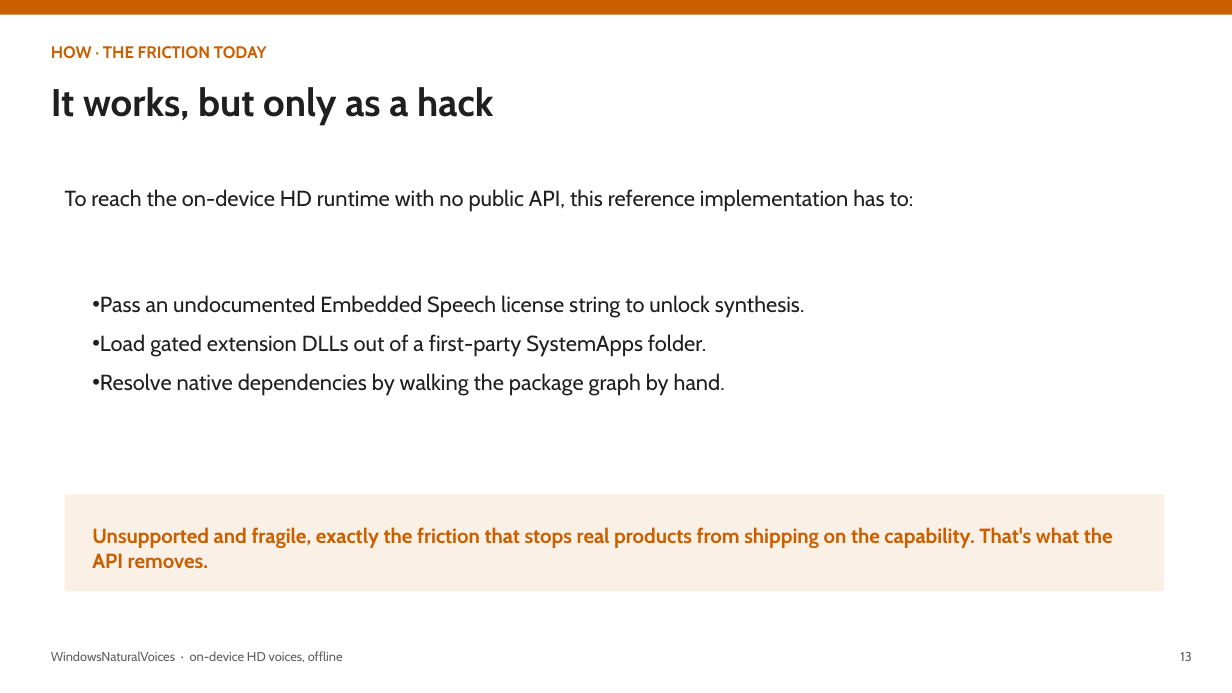
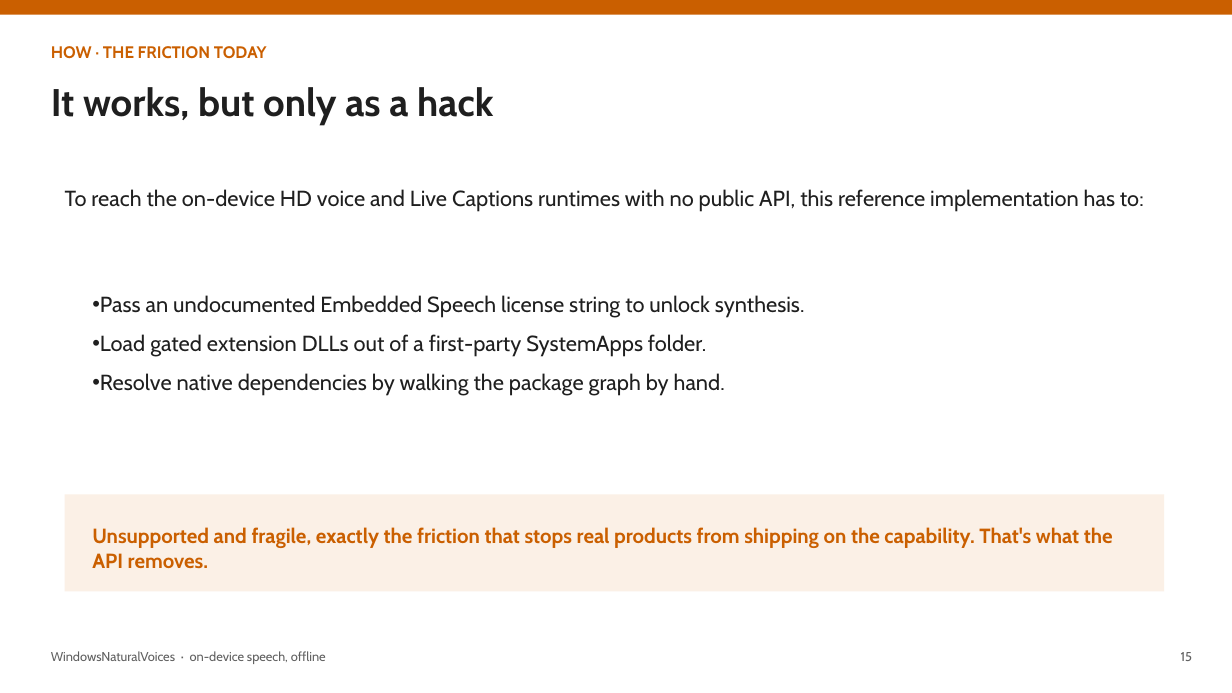
Before and after one commit to aclinick/claros, a slide deck: slide 15 of docs/pitch/live-voiceover.pptx (slide 13 before the commit). Drawn at 1232x693 pixels with LibreOffice and Linux fonts; fonts in the diff are those of the drawing. Boxes give left, top, right and bottom in pixels: in the first picture for what was removed or moved away, otherwise in the second. Text is boxed around its words. In the diff, an @@ line names an element or a change of style, - is before the commit and + after.

```diff
--- a/docs/pitch/live-voiceover.pptx
+++ b/docs/pitch/live-voiceover.pptx
@@ text at (65,189,1144,212): text changed @@
-To reach the on-device HD runtime with no public API, this reference implementation has to:
+To reach the on-device HD voice and Live Captions runtimes with no public API, this reference implementation has to:
@@ text at (51,651,326,664): text changed @@
-WindowsNaturalVoices · on-device HD voices, offline
+WindowsNaturalVoices · on-device speech, offline
@@ text at (1181,652,1192,661): text changed @@
-13
+15
```
Also in this commit, not shown: 11 other slides changed, 2 slides added, 2 other files.
